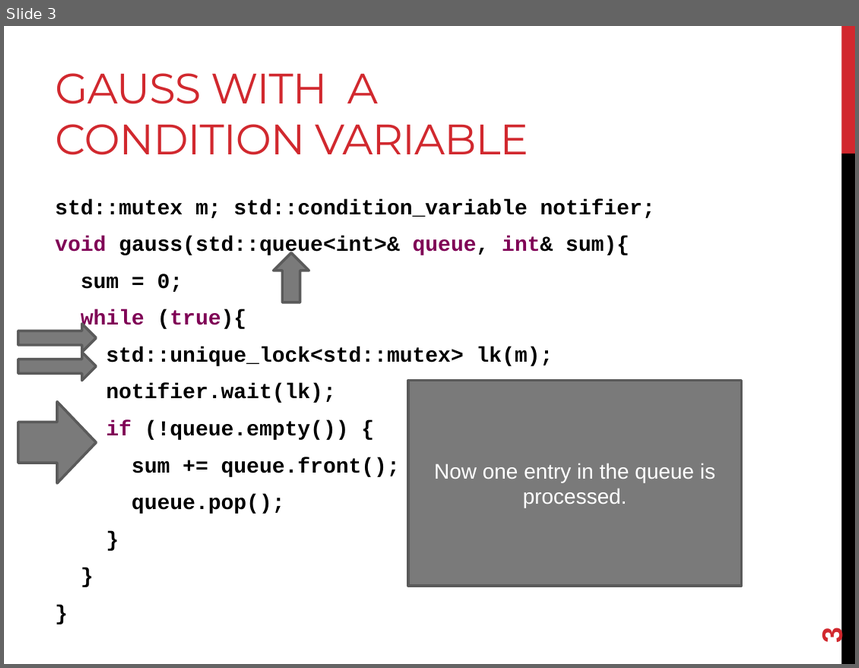
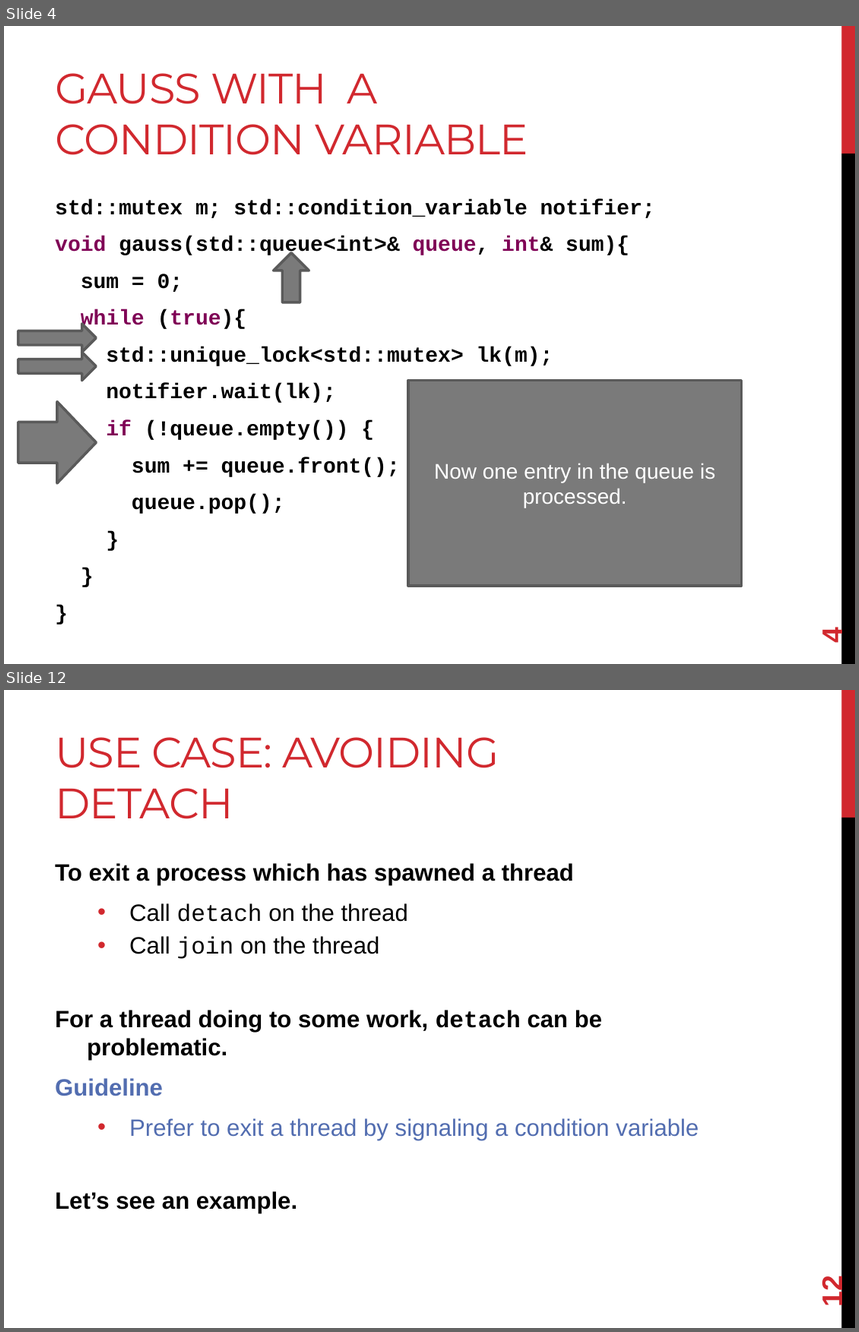
Before and after one commit to joshpeterson/DevelopingConcurrentSoftware, a slide deck: Lectures/Asynchronous Operations/Asynchronous Operations.pptx. Shown one above the other, each under a label of ours: slide 3 before the commit, slides 4 and 12 after it; the slides between them are not shown. The pictures are 859x668 and 859x1332 pixels, drawn with LibreOffice and Linux fonts; fonts in the diff are those of the drawing. Boxes give left, top, right and bottom in pixels: in the first picture for what was removed or moved away, otherwise in the second. Text is boxed around its words. In the diff, an @@ line names an element or a change of style, - is before the commit and + after.

```diff
--- a/Lectures/Asynchronous Operations/Asynchronous Operations.pptx
+++ b/Lectures/Asynchronous Operations/Asynchronous Operations.pptx
@@ slide 12 added at [4, 690, 855, 1328], background #FFFFFF; not listed: 2 template elements that a slide beside it also shows @@
@@ title added at [55, 737, 499, 819], 36 pt, text #D1282E @@
+USE CASE: AVOIDING DETACH
@@ text added at [55, 863, 699, 1214], 20 pt, text #000000, bold @@
+To exit a process which has spawned a thread
+  • Call detach on the thread
+  • Call join on the thread
+For a thread doing to some work, detach can be problematic.
+Guideline
+  • Prefer to exit a thread by signaling a condition variable
+Let’s see an example.
@@ page number added at [816, 1279, 848, 1306], 24 pt, text #D1282E, bold @@
+12
@@ what was slide 3 is now slide 4 @@
@@ page number at [816, 629, 848, 644]: text changed @@
-3
+4
```
Also in this commit, not shown: 4 slides changed, 7 other slides added, 4 other files.
